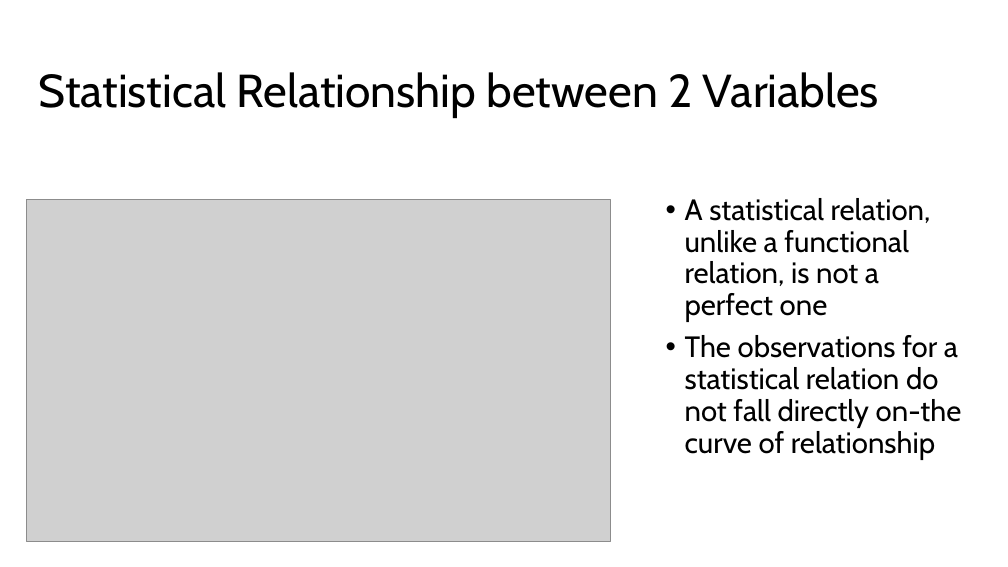
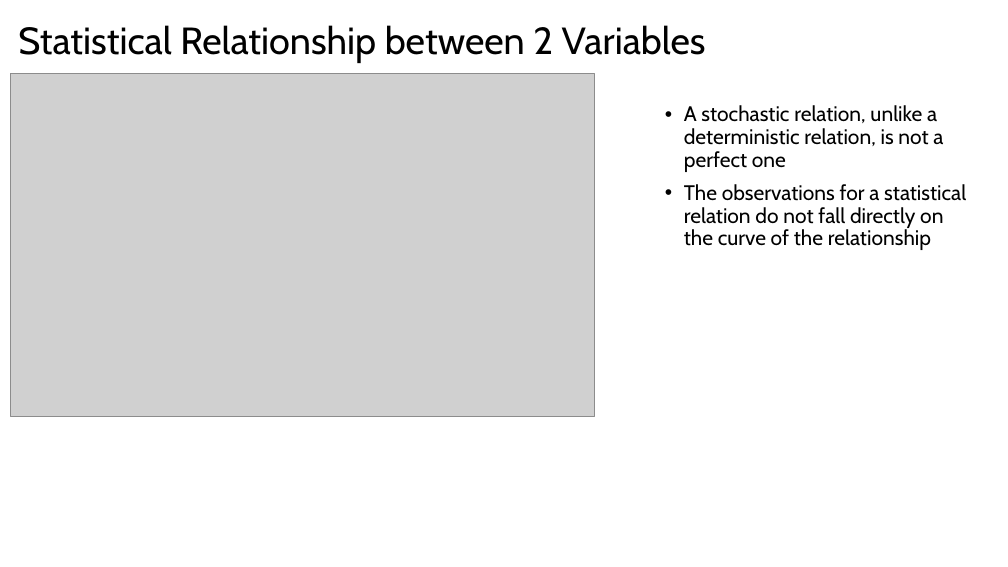
Before and after one commit to issues-osu/statsii-spring2026, a slide deck: slide 8 of slides/MLR/lecture.pptx (slide 7 before the commit). Drawn at 1008x567 pixels with LibreOffice and Linux fonts; fonts in the diff are those of the drawing; grey boxes stand for pictures. Boxes give left, top, right and bottom in pixels: in the first picture for what was removed or moved away, otherwise in the second. Text is boxed around its words. In the diff, an @@ line names an element or a change of style, - is before the commit and + after.

```diff
--- a/slides/MLR/lecture.pptx
+++ b/slides/MLR/lecture.pptx
@@ title "Statistical Relationship between 2 Variables": place and size @@
-title "Statistical Relationship between 2 Variables" at (39, 72, 879, 118)
+title "Statistical Relationship between 2 Variables" at (18, 25, 706, 63)
@@ title "Statistical Relationship between 2 Variables" at (18, 25, 706, 63): size 44 to 36 pt @@
@@ picture: place and size @@
-picture at (26, 199, 610, 541)
+picture at (11, 73, 594, 416)
@@ text at (684, 105, 966, 250): text changed; size 28 to 20 pt @@
-• A statistical relation, unlike a functional relation, is not a perfect one
-• The observations for a statistical relation do not fall directly on-the curve of relationship
+• A stochastic relation, unlike a deterministic relation, is not a perfect one
+• The observations for a statistical relation do not fall directly on the curve of the relationship
```
Also in this commit, not shown: 26 other slides changed, 29 slides added, 27 slides removed, 51 other files.
